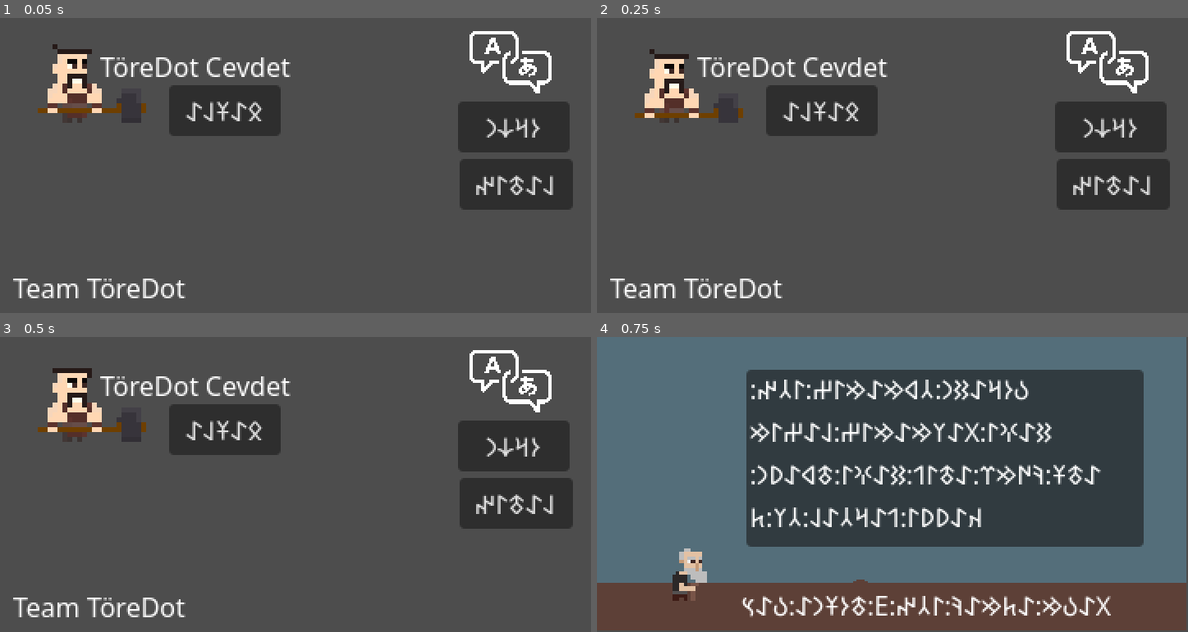
Above: before the commit, frames 1-4 (two rows, left to right).
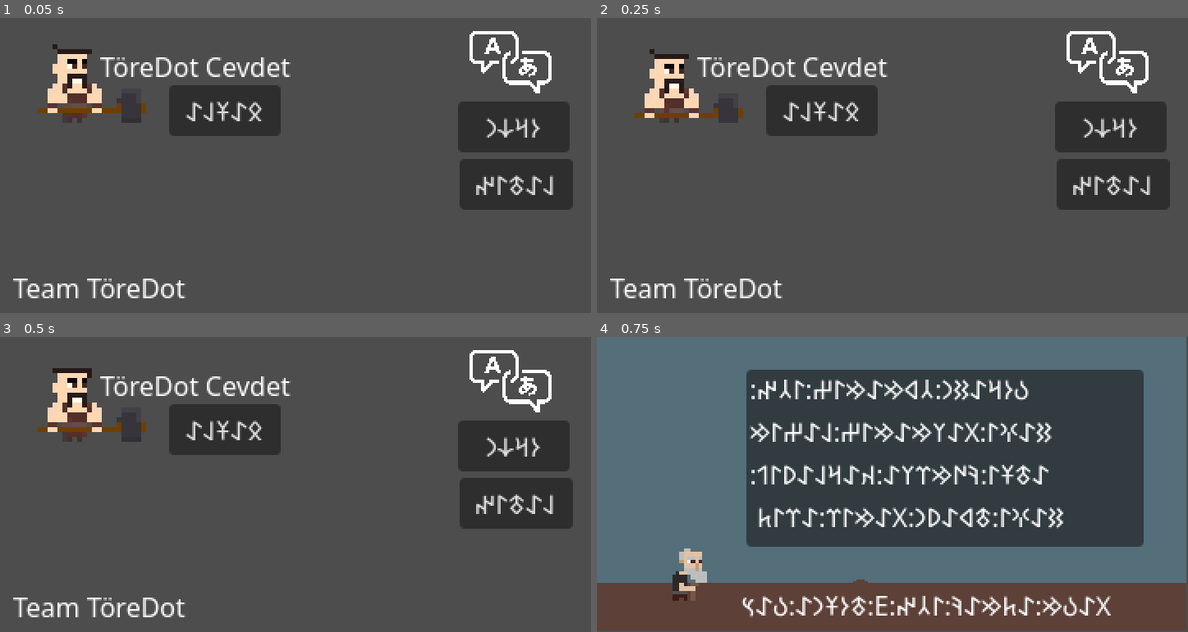
Above: after the commit, the same moments.

Repository: grapdega/deli-demir
Game: Godot game, scene res://sahneler/bolumler/main.tscn
Two runs of this game, one before a commit and one after it. Both use one fixed random seed, a clock stepped at 60 frames per second and the inputs below.
Inputs:
- Up to frame 1 (0.05 s): no input
- Up to frame 2 (0.25 s): no input
- Up to frame 3 (0.5 s): no input
- Up to frame 4 (0.75 s): click "𐰋𐰀𐱁𐰞𐰀" at 0.5 s

Frames 1-3 are identical in both runs. In frame 4, 4.0% of the frame differs, in the area x 26-86%, y 43-65%.

Commit message:
fgğfgğ

Diff:
--- a/sahneler/aralevel/aralevel.gd
+++ b/sahneler/aralevel/aralevel.gd
@@ -6,7 +6,7 @@
 	if Globals.otk:
 		$Panel/Label.text = \
 		"𐰉𐰆𐰺𐰀𐰑𐰣:𐰲𐰶𐰢𐰀𐰢𐰃𐰔:𐰃𐰲𐰤: 𐰑𐰀𐰍𐰃:𐰓𐰀𐰠𐰢𐰀𐰢𐰃𐰔:𐰞𐰀𐰔𐰃𐰢 " +\
-		"𐰀𐱃𐱁:𐰚𐰇𐰢𐰼:𐰀𐱃𐰃𐰯:𐰑𐰀𐰍𐰃:𐱃𐰶𐰀𐰖𐰣: 𐰴𐰀𐰖𐰖𐰃:𐰯𐰀𐰺𐰲𐰀𐰞:𐰲𐰠:𐱅"
+		"𐰀𐱃𐱁𐰃:𐰚𐰇𐰢𐰼𐰠𐰀:𐰴𐰀𐰺𐰞𐰀𐰖𐰃𐰯: 𐰑𐰀𐰍𐰃:𐱃𐰶𐰀𐰖𐰣:𐰓𐰀𐰢𐰃𐰼:𐰀𐰼𐰃𐱅 "
 
 		$devam.text = "𐰓𐰀𐰉𐰢:𐰀𐱅𐰢𐰀𐰚:𐰃𐰲𐰤:E:𐱃𐰆𐱁𐰣𐰀:𐰉𐰀𐰽"
 	else:
--- a/sahneler/aralevel/kağnı.gd
+++ b/sahneler/aralevel/kağnı.gd
@@ -5,14 +5,16 @@
 func _ready() -> void:
 	if Globals.otk:
 		$Panel/Label.text = \
-		"𐰉𐰀𐰓𐰃𐰘𐰀:𐰆𐰞𐰀𐱁𐰣:𐰴𐰀𐰑𐰺: 𐰴𐰀𐰍𐰣𐰃𐰖:𐰸𐰆𐰺𐰢𐰀𐰣:𐰏𐰀𐰼𐰚 " +\
-		"𐰏𐰀𐰠𐰤:𐰓𐰇𐱁𐰢𐰀𐰣𐰞𐰀𐰺:𐰴𐰀𐰺𐱁𐰃: 𐰆𐰖𐰀𐰺𐰶:𐰆𐰞"
+		"𐰀𐰣𐰑𐰆𐰞𐰖𐰀:𐰏𐰇𐰲𐰘𐰆𐰺𐰔:𐰲𐰀𐰋𐰓𐰀𐱅 " +\
+		"𐰶𐰞𐰀𐰺:𐰉𐰀𐰓𐰃𐰾𐰤𐰀:𐰆𐰞𐰀𐱁𐰣:𐰴𐰀𐰑𐰺: 𐰀𐰯𐰃𐰠𐰀𐰘𐰃:𐰸𐰆𐰺𐰢𐰀𐰣:𐰏𐰀𐰼𐰚 " +\
+		"𐰏𐰀𐰠𐰤:𐰓𐰇𐱁𐰢𐰀𐰣𐰞𐰀𐰺:𐰴𐰀𐰺𐱁𐰃:𐰀𐰖𐰶:𐰆𐰞 "
 
 		$devam.text = "𐰓𐰀𐰉𐰢:𐰀𐱅𐰢𐰀𐰚:𐰃𐰲𐰤:E:𐱃𐰆𐱁𐰣𐰀:𐰉𐰀𐰽"
 	else:
 		$Panel/Label.text =  \
-		"Vadiye ulaşana kadar kağnıyı koruman gerek" + \
-		"Gelen düşmanlara karşı Uyarık ol"
+		"Anadoluya göçüyoruz Cevdet! " + \
+		"Ihlara Vadisi'ne ulaşana kadar kafileyi koruman gerek. " + \
+		"Gelen düşmanlara karşı ayık ol"
 		$devam.text = "Devam etmek için E tuşuna bas"
 
 func _process(delta: float) -> void:
--- a/sahneler/aralevel/kağnı.tscn
+++ b/sahneler/aralevel/kağnı.tscn
@@ -28,13 +28,12 @@
 offset_left = 2.0
 offset_right = 240.0
 offset_bottom = 105.0
-text = "Vadiye ulaşana kadar kağnıyı koruman gerek
-Gelen düşmanlara karşı Uyarık ol"
+text = "Hello World"
 autowrap_mode = 2
 
 [node name="devam" type="Label" parent="."]
-offset_left = 124.0
+offset_left = 84.0
 offset_top = 152.0
-offset_right = 358.0
+offset_right = 318.0
 offset_bottom = 175.0
 text = "Devam etmek için E tuşuna bas"
--- a/sahneler/aralevel/main.tscn
+++ b/sahneler/aralevel/main.tscn
@@ -28,8 +28,7 @@
 offset_left = 2.0
 offset_right = 240.0
 offset_bottom = 105.0
-text = "Buradan çıkmamız için dağı delmemiz lazım.
-Ateşe kömür atıp dağı tıkayan kayayı parçala. Acele et!"
+text = "Hello World"
 autowrap_mode = 2
 
 [node name="devam" type="Label" parent="."]
--- a/sahneler/bolumler/bolum1.tscn
+++ b/sahneler/bolumler/bolum1.tscn
@@ -190,8 +190,10 @@
 image = ExtResource("4_tfpgt")
 
 [node name="arkaplan" type="Sprite2D" parent="."]
-position = Vector2(267, 60)
+position = Vector2(1, -22)
+scale = Vector2(0.872222, 0.726923)
 texture = ExtResource("11_mw3pi")
+centered = false
 
 [node name="komur" type="StaticBody2D" parent="." groups=["maden"]]
 
--- a/sahneler/bolumler/bolum_1.gd
+++ b/sahneler/bolumler/bolum_1.gd
@@ -42,6 +42,7 @@
 			level_clear = true
 			if $atas:
 				$atas.queue_free()
+				$arkaplan.texture = load("res://kaynak/resim/bolum1-bg.png")
 
 func _process(delta: float) -> void:
 	$"UI/ateş".set_value(fire)
Not shown, added: kaynak/resim/bg.png.import
Binary file added: kaynak/resim/bolum1-bg.png
Not shown, added: kaynak/resim/bolum1-bg.png.import
